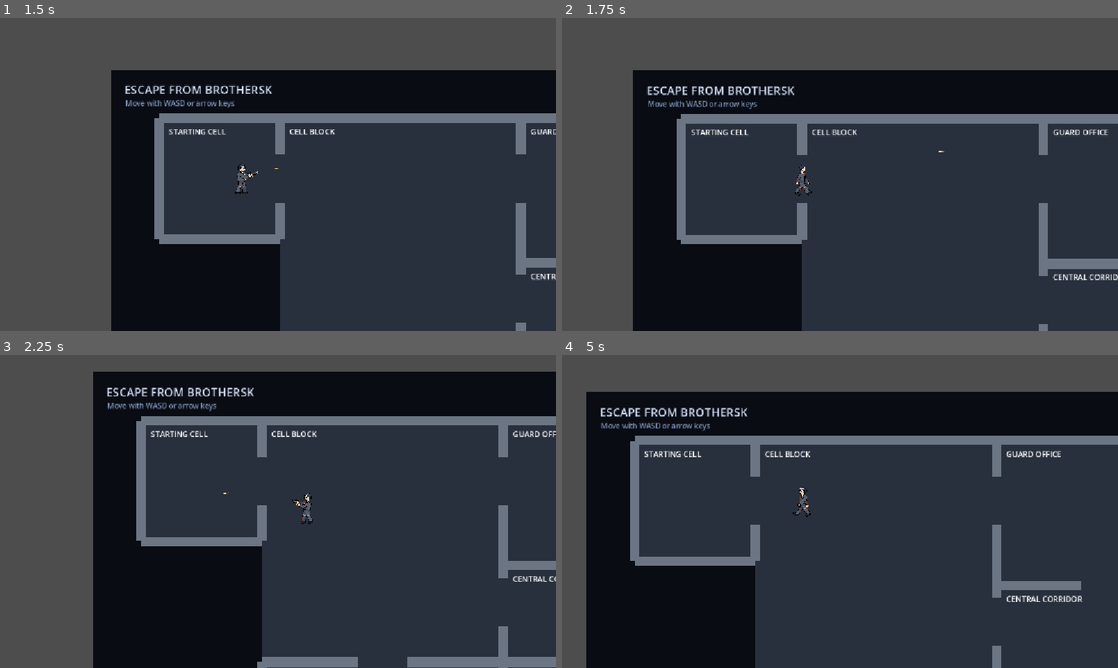
Above: before the commit, frames 1-4 (two rows, left to right).
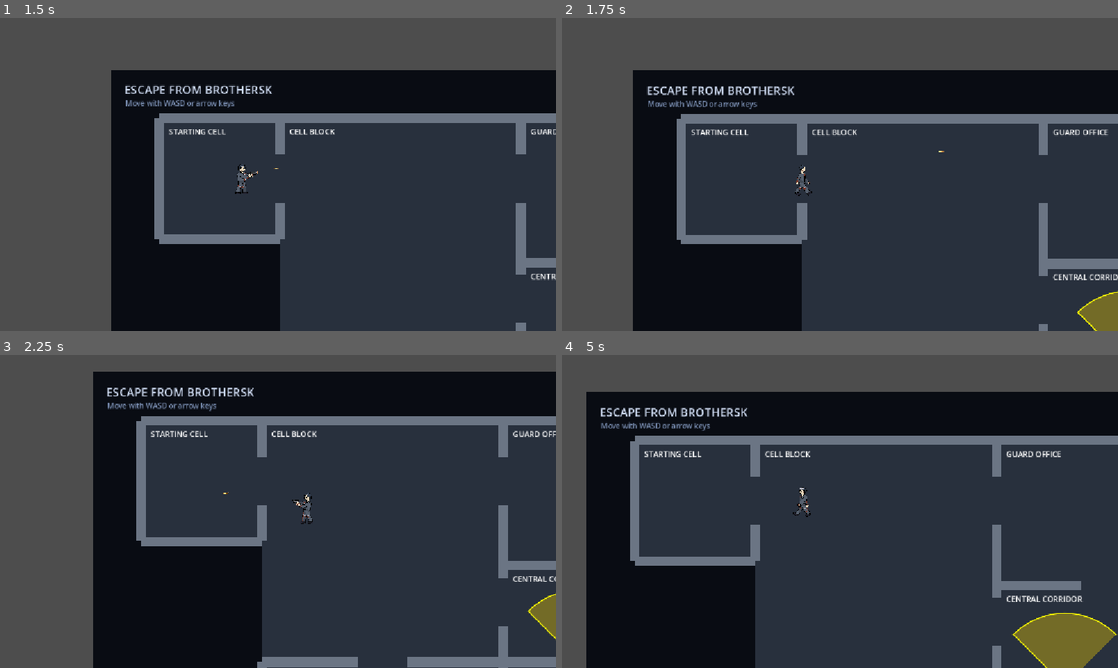
Above: after the commit, the same moments.

Repository: Lolanimus/EscapeFromBrothersk
Game: Godot game, scene res://scenes/main_menu.tscn
Same seed, same stepped clock (60 frames per second), same inputs: the game is played once before the commit and once after it.
Inputs (mouse positions are in pixels of both pictures, inside the frame that each line leads up to):
- Up to frame 1 (1.5 s): click "PLAY THE GAME" at 0.5 s; tap Enter at 1.25 s; move the mouse to (400, 158) at 1.27 s; hold D (move_right) from 1.28 s (still down); tap E (interact) at 1.35 s; click (400, 158) at 1.42 s
- Up to frame 2 (1.75 s): keep holding D (move_right)
- Up to frame 3 (2.25 s): move the mouse to (166, 527) at 2.02 s; release D (move_right) at 2.03 s; hold S (move_down) from 2.03 s (still down); click (166, 527) at 2.1 s
- Up to frame 4 (5 s): move the mouse to (895, 442) at 2.77 s; release S (move_down) at 2.78 s; hold D (move_right) 2.78-3.53 s; tap E (interact) at 2.85, 4.35 s; move the mouse to (812, 574) at 3.52 s; hold W (move_up) 3.53-4.28 s; click (812, 574) at 3.6 s; move the mouse to (1006, 558) at 4.27 s; hold A (move_left) from 4.28 s (still down)

Frame 1 is identical in both runs. In frame 2, 0.7% of the frame differs, in the area x 92-100%, y 87-100%; in frame 3, 0.4%; in frame 4, 2.3%, in the area x 80-100%, y 82-100%.

Commit message:
updata the main.tscn

Diff:
--- a/scenes/main.tscn
+++ b/scenes/main.tscn
@@ -3,73 +3,35 @@
 [ext_resource type="Script" uid="uid://cemw8vvjrosgw" path="res://scripts/player.gd" id="1_player"]
 [ext_resource type="Texture2D" uid="uid://bqp4k3ukpvkrn" path="res://assets/sprites/main character/Player.png" id="2_0wfyh"]
 [ext_resource type="Script" uid="uid://b32oapm3pxhbs" path="res://scripts/enemy.gd" id="3_enemy"]
-[ext_resource type="Script" path="res://scripts/player_camera.gd" id="4_camera"]
-[ext_resource type="Script" path="res://scripts/prison_level.gd" id="5_level"]
-[ext_resource type="Script" path="res://scripts/weapon_pickup.gd" id="6_pickup"]
-[ext_resource type="Texture2D" path="res://assets/sprites/main character/walking/1.png" id="7_walk_1"]
-[ext_resource type="Texture2D" path="res://assets/sprites/main character/walking/2.png" id="8_walk_2"]
-[ext_resource type="Texture2D" path="res://assets/sprites/main character/walking/3.png" id="9_walk_3"]
-[ext_resource type="Texture2D" path="res://assets/sprites/main character/walking/walkingAway/walkingAway1.png" id="10_walk_up_1"]
-[ext_resource type="Texture2D" path="res://assets/sprites/main character/walking/walkingAway/walkingAway2.png" id="11_walk_up_2"]
-[ext_resource type="Texture2D" path="res://assets/sprites/main character/walking/walkingAway/walkingAway3.png" id="12_walk_up_3"]
-[ext_resource type="Texture2D" path="res://assets/sprites/weapon/Pistol.png" id="13_pistol_pickup"]
-[ext_resource type="Texture2D" path="res://assets/sprites/main character/attack/pistol1.png" id="14_pistol_side_1"]
-[ext_resource type="Texture2D" path="res://assets/sprites/main character/attack/pistol2.png" id="15_pistol_side_2"]
-[ext_resource type="Texture2D" path="res://assets/sprites/main character/attack/backsideAttack/backpistol1.png" id="16_pistol_up_1"]
-[ext_resource type="Texture2D" path="res://assets/sprites/main character/attack/backsideAttack/backpistol2.png" id="17_pistol_up_2"]
-[ext_resource type="Texture2D" path="res://assets/sprites/main character/attack/1.png" id="18_fists_side"]
-[ext_resource type="Texture2D" path="res://assets/sprites/main character/attack/backsideAttack/backpunch1.png" id="19_fists_up"]
+[ext_resource type="Script" uid="uid://co1488y3pp81e" path="res://scripts/player_camera.gd" id="4_camera"]
+[ext_resource type="Script" uid="uid://c8fbc4c13kfvl" path="res://scripts/prison_level.gd" id="5_level"]
+[ext_resource type="Script" uid="uid://cqhyo1cljy0et" path="res://scripts/weapon_pickup.gd" id="6_pickup"]
+[ext_resource type="Texture2D" uid="uid://dlqqwk5hnu0db" path="res://assets/sprites/main character/walking/1.png" id="7_walk_1"]
+[ext_resource type="Texture2D" uid="uid://cvkqde6to8ets" path="res://assets/sprites/main character/walking/2.png" id="8_walk_2"]
+[ext_resource type="Texture2D" uid="uid://bontarhs63b5p" path="res://assets/sprites/main character/walking/3.png" id="9_walk_3"]
+[ext_resource type="Texture2D" uid="uid://b4dsg84chhvva" path="res://assets/sprites/main character/walking/walkingAway/walkingAway1.png" id="10_walk_up_1"]
+[ext_resource type="Texture2D" uid="uid://1a1b4gj0vdrx" path="res://assets/sprites/main character/walking/walkingAway/walkingAway2.png" id="11_walk_up_2"]
+[ext_resource type="Texture2D" uid="uid://cv4vwem0bv0yu" path="res://assets/sprites/main character/walking/walkingAway/walkingAway3.png" id="12_walk_up_3"]
+[ext_resource type="Texture2D" uid="uid://udyxvxlpnq3t" path="res://assets/sprites/weapon/Pistol.png" id="13_pistol_pickup"]
+[ext_resource type="Texture2D" uid="uid://b27lbqofgb10x" path="res://assets/sprites/main character/attack/pistol1.png" id="14_pistol_side_1"]
+[ext_resource type="Texture2D" uid="uid://q3elsicej42i" path="res://assets/sprites/main character/attack/pistol2.png" id="15_pistol_side_2"]
+[ext_resource type="Texture2D" uid="uid://7u8hob43wnhg" path="res://assets/sprites/main character/attack/backsideAttack/backpistol1.png" id="16_pistol_up_1"]
+[ext_resource type="Texture2D" uid="uid://crbc0bwj22btm" path="res://assets/sprites/main character/attack/backsideAttack/backpistol2.png" id="17_pistol_up_2"]
+[ext_resource type="Texture2D" uid="uid://rcu23fxywhgt" path="res://assets/sprites/main character/attack/1.png" id="18_fists_side"]
+[ext_resource type="Texture2D" uid="uid://dpqvdxubvsson" path="res://assets/sprites/main character/attack/backsideAttack/backpunch1.png" id="19_fists_up"]
+[ext_resource type="Script" uid="uid://32efq7ftek6i" path="res://scenes/vision.gd" id="20_gqmmt"]
+[ext_resource type="Texture2D" uid="uid://dru3wplt7cdj1" path="res://assets/sprites/policeman/Policeman_side.png" id="21_yc10j"]
 
 [sub_resource type="SpriteFrames" id="SpriteFrames_player"]
 animations = [{
 "frames": [{
 "duration": 1.0,
-"texture": ExtResource("2_0wfyh")
-}],
-"loop": false,
-"name": &"idle_down",
-"speed": 1.0
-}, {
-"frames": [{
-"duration": 1.0,
-"texture": ExtResource("18_fists_side")
-}],
-"loop": false,
-"name": &"idle_fists_side",
-"speed": 1.0
-}, {
-"frames": [{
-"duration": 1.0,
-"texture": ExtResource("19_fists_up")
-}],
-"loop": false,
-"name": &"idle_fists_up",
-"speed": 1.0
-}, {
-"frames": [{
+"texture": ExtResource("14_pistol_side_1")
+}, {
 "duration": 1.0,
 "texture": ExtResource("15_pistol_side_2")
 }],
-"loop": false,
-"name": &"idle_pistol_side",
-"speed": 1.0
-}, {
-"frames": [{
-"duration": 1.0,
-"texture": ExtResource("16_pistol_up_1")
-}],
-"loop": false,
-"name": &"idle_pistol_up",
-"speed": 1.0
-}, {
-"frames": [{
-"duration": 1.0,
-"texture": ExtResource("14_pistol_side_1")
-}, {
-"duration": 1.0,
-"texture": ExtResource("15_pistol_side_2")
-}],
-"loop": false,
+"loop": 0,
 "name": &"fire_pistol_side",
 "speed": 10.0
 }, {
@@ -80,18 +42,58 @@
 "duration": 1.0,
 "texture": ExtResource("17_pistol_up_2")
 }],
-"loop": false,
+"loop": 0,
 "name": &"fire_pistol_up",
 "speed": 10.0
 }, {
 "frames": [{
 "duration": 1.0,
 "texture": ExtResource("2_0wfyh")
-}, {
+}],
+"loop": 0,
+"name": &"idle_down",
+"speed": 1.0
+}, {
+"frames": [{
+"duration": 1.0,
+"texture": ExtResource("18_fists_side")
+}],
+"loop": 0,
+"name": &"idle_fists_side",
+"speed": 1.0
+}, {
+"frames": [{
+"duration": 1.0,
+"texture": ExtResource("19_fists_up")
+}],
+"loop": 0,
+"name": &"idle_fists_up",
+"speed": 1.0
+}, {
+"frames": [{
+"duration": 1.0,
+"texture": ExtResource("15_pistol_side_2")
+}],
+"loop": 0,
+"name": &"idle_pistol_side",
+"speed": 1.0
+}, {
+"frames": [{
+"duration": 1.0,
+"texture": ExtResource("16_pistol_up_1")
+}],
+"loop": 0,
+"name": &"idle_pistol_up",
+"speed": 1.0
+}, {
+"frames": [{
 "duration": 1.0,
 "texture": ExtResource("2_0wfyh")
-}],
-"loop": true,
+}, {
+"duration": 1.0,
+"texture": ExtResource("2_0wfyh")
+}],
+"loop": 1,
 "name": &"walk_down",
 "speed": 8.0
 }, {
@@ -105,7 +107,7 @@
 "duration": 1.0,
 "texture": ExtResource("9_walk_3")
 }],
-"loop": true,
+"loop": 1,
 "name": &"walk_side",
 "speed": 8.0
 }, {
@@ -119,7 +121,7 @@
 "duration": 1.0,
 "texture": ExtResource("12_walk_up_3")
 }],
-"loop": true,
+"loop": 1,
 "name": &"walk_up",
 "speed": 8.0
 }]
@@ -127,11 +129,11 @@
 [sub_resource type="RectangleShape2D" id="RectangleShape2D_go7yb"]
 size = Vector2(37, 73)
 
+[sub_resource type="CircleShape2D" id="CircleShape2D_pistol"]
+radius = 14.0
+
 [sub_resource type="RectangleShape2D" id="RectangleShape2D_2urpc"]
 size = Vector2(42, 48)
-
-[sub_resource type="CircleShape2D" id="CircleShape2D_pistol"]
-radius = 14.0
 
 [node name="Main" type="Node2D" unique_id=1178601059]
 script = ExtResource("5_level")
@@ -179,26 +181,26 @@
 position = Vector2(-0.5, -0.5)
 shape = SubResource("RectangleShape2D_go7yb")
 
-[node name="AimPivot" type="Node2D" parent="Player"]
-
-[node name="Muzzle" type="Marker2D" parent="Player"]
+[node name="AimPivot" type="Node2D" parent="Player" unique_id=16232784]
+
+[node name="Muzzle" type="Marker2D" parent="Player" unique_id=128458243]
 position = Vector2(-21, -13)
 
 [node name="Camera2D" type="Camera2D" parent="Player" unique_id=1666563782]
 script = ExtResource("4_camera")
 
-[node name="Pickups" type="Node2D" parent="."]
-
-[node name="Pistol" type="Area2D" parent="Pickups" groups=["weapon_pickups"]]
+[node name="Pickups" type="Node2D" parent="." unique_id=272605550]
+
+[node name="Pistol" type="Area2D" parent="Pickups" unique_id=1674564713 groups=["weapon_pickups"]]
 position = Vector2(290, 225)
 collision_layer = 0
 collision_mask = 0
 script = ExtResource("6_pickup")
 
-[node name="CollisionShape2D" type="CollisionShape2D" parent="Pickups/Pistol"]
+[node name="CollisionShape2D" type="CollisionShape2D" parent="Pickups/Pistol" unique_id=1971730814]
 shape = SubResource("CircleShape2D_pistol")
 
-[node name="Visual" type="Sprite2D" parent="Pickups/Pistol"]
+[node name="Visual" type="Sprite2D" parent="Pickups/Pistol" unique_id=277016884]
 texture_filter = 1
 scale = Vector2(0.05, 0.05)
 texture = ExtResource("13_pistol_pickup")
@@ -206,7 +208,7 @@
 [node name="Enemies" type="Node2D" parent="." unique_id=140466316]
 position = Vector2(663, 318)
 
-[node name="Enemy1" type="CharacterBody2D" parent="Enemies" groups=["police"] unique_id=1032443518]
+[node name="Enemy1" type="CharacterBody2D" parent="Enemies" unique_id=1032443518 groups=["police"]]
 position = Vector2(10, -1)
 collision_layer = 2
 script = ExtResource("3_enemy")
@@ -216,3 +218,12 @@
 position = Vector2(-2, 3)
 shape = SubResource("RectangleShape2D_2urpc")
 debug_color = Color(0.9014307, 0, 0.21367055, 0.41960785)
+
+[node name="Vision" type="Node2D" parent="Enemies/Enemy1" unique_id=1183385143]
+position = Vector2(400, 300)
+script = ExtResource("20_gqmmt")
+
+[node name="Sprite2D" type="Sprite2D" parent="Enemies/Enemy1" unique_id=1210190215]
+position = Vector2(400, 300)
+scale = Vector2(0.1, 0.1)
+texture = ExtResource("21_yc10j")
Not shown: 1 places in scenes/main.tscn that only renumber resources
